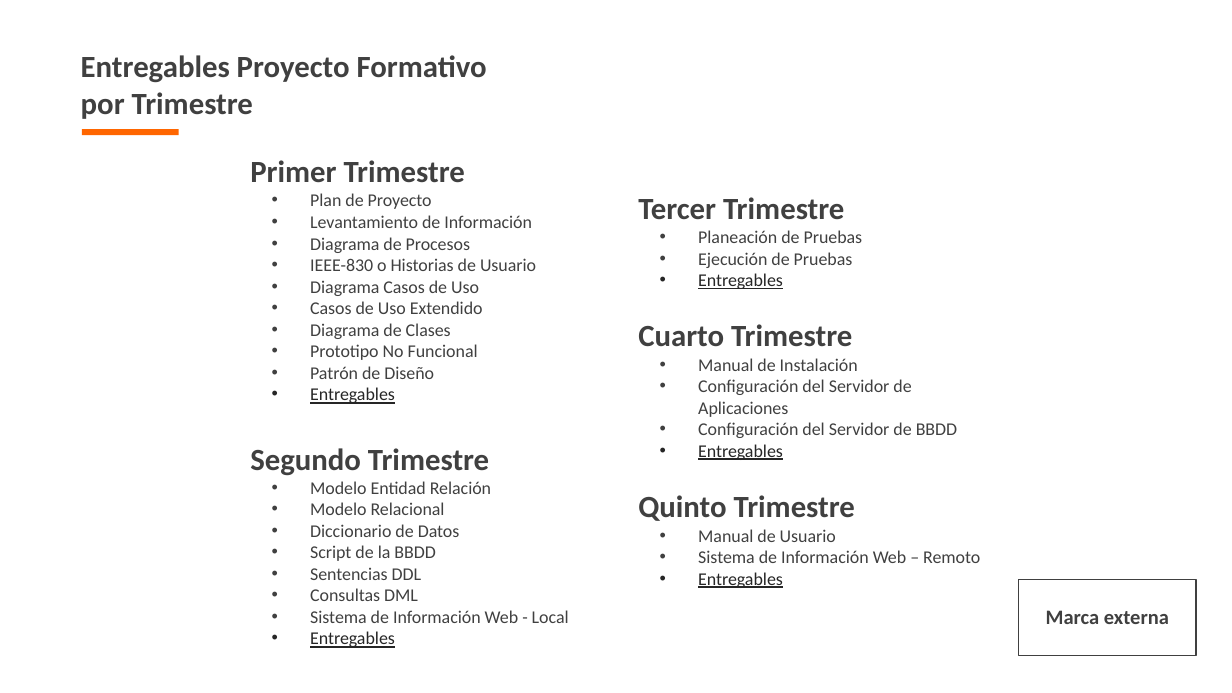
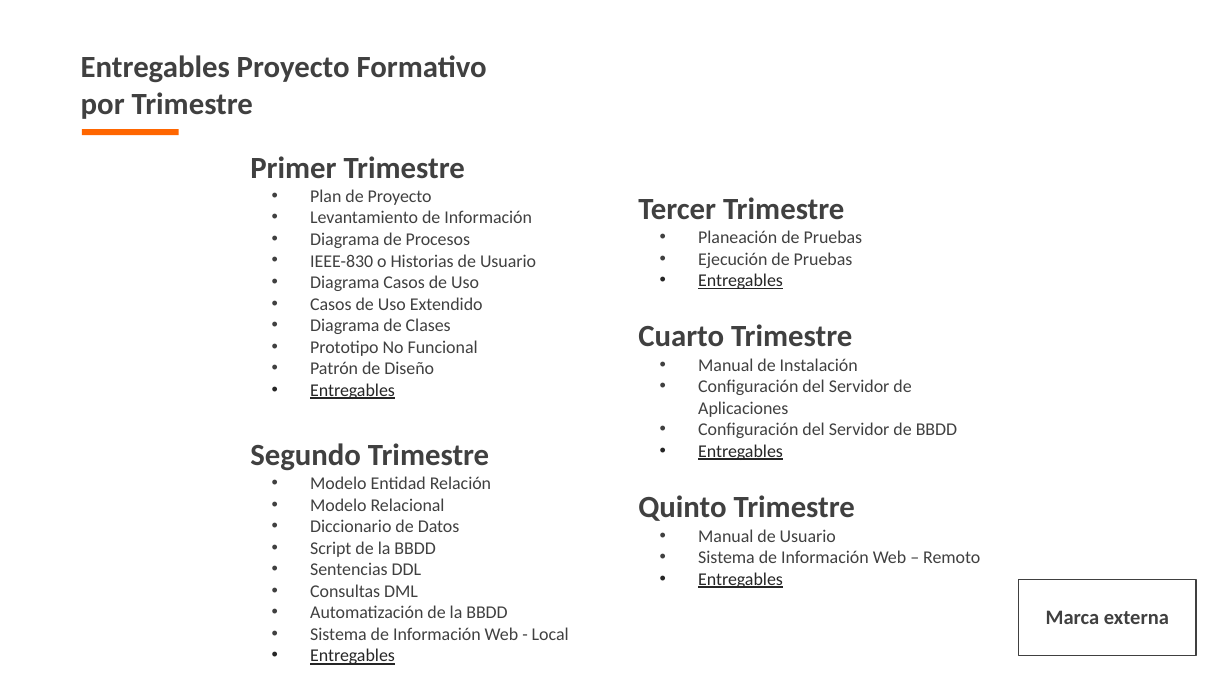
Before and after one commit to ProfeAlbeiro/siwebinvent-modusers-mysql-php-limpio, a slide deck: slide 12 of docs/trim1/1_gestion_proyecto/1_presentacion_proyecto.pptx. Drawn at 1232x693 pixels with LibreOffice and Linux fonts; fonts in the diff are those of the drawing; background and template pictures are left out. Boxes give left, top, right and bottom in pixels: in the first picture for what was removed or moved away, otherwise in the second. Text is boxed around its words. In the diff, an @@ line names an element or a change of style, - is before the commit and + after.

Commit message:
subiendo la documentación del proyecto

```diff
--- a/docs/trim1/1_gestion_proyecto/1_presentacion_proyecto.pptx
+++ b/docs/trim1/1_gestion_proyecto/1_presentacion_proyecto.pptx
@@ text "Primer Trimestre": place and size @@
-text "Primer Trimestre" at box(250, 160, 536, 404)
+text "Primer Trimestre" at box(250, 156, 536, 399)
@@ text at box(310, 605, 507, 618): paragraph added @@
+• Automatización de la BBDD
```
Also in this commit, not shown: 18 other files.
